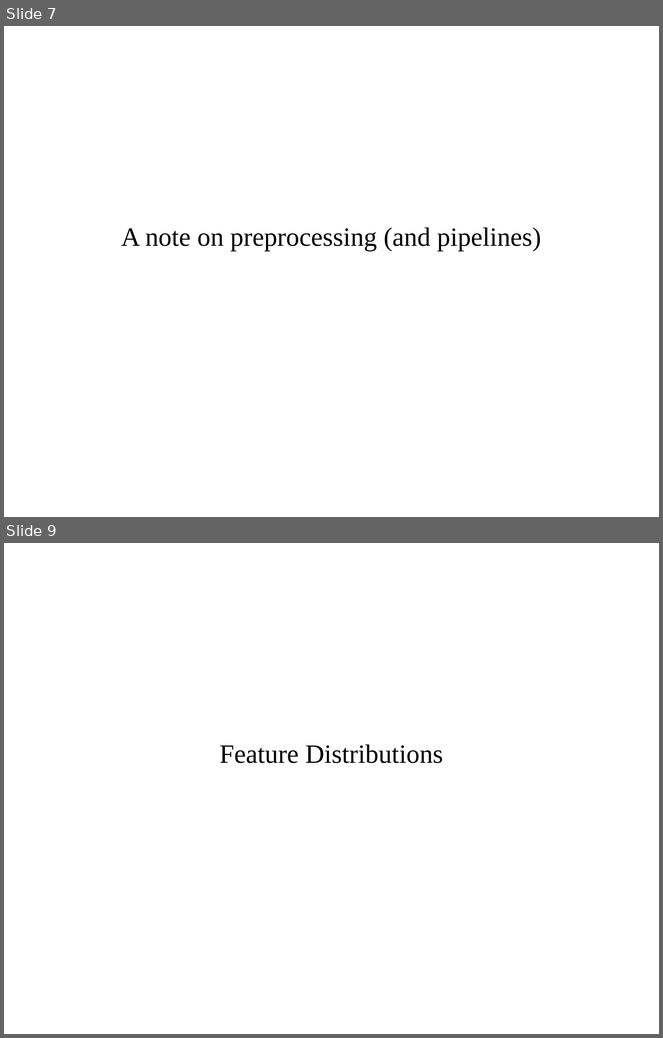
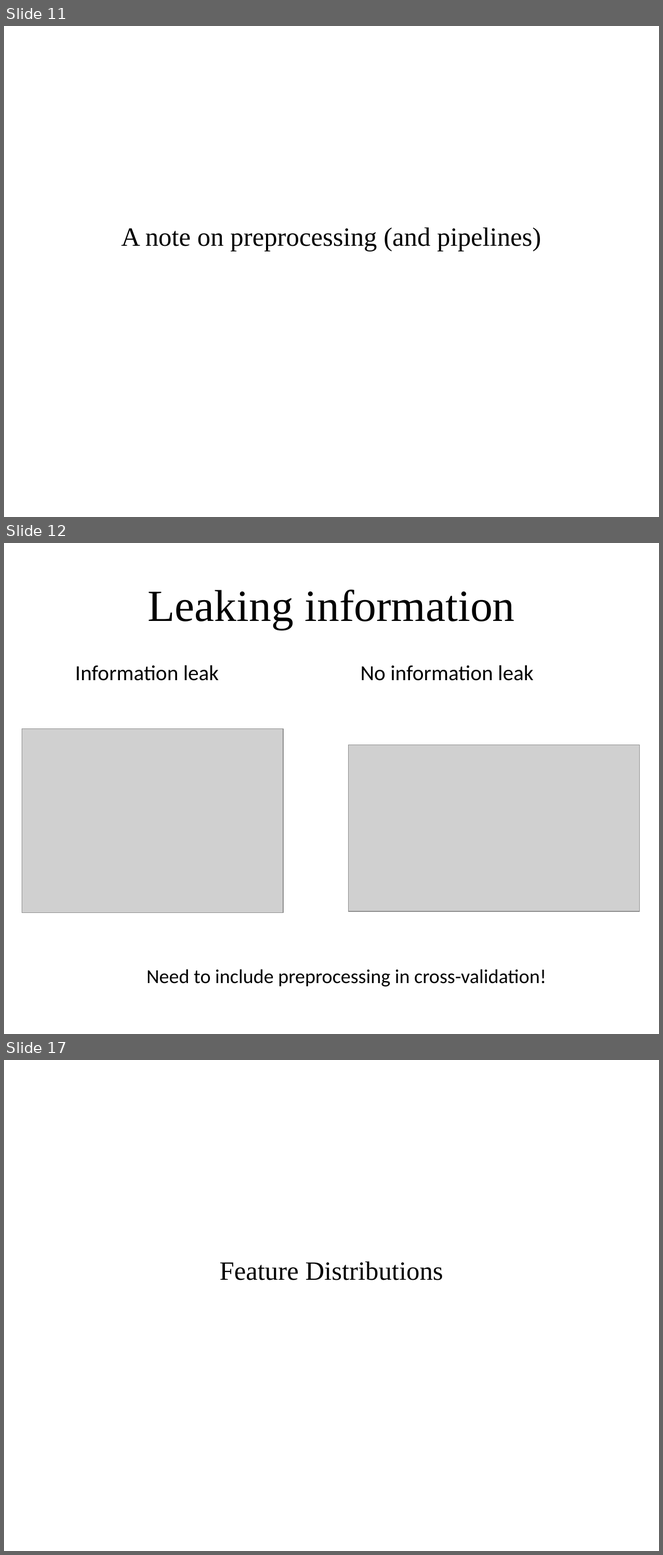
Before and after one commit to amueller/applied_ml_spring_2017, a slide deck: slides/aml-07-020817.odp. Shown one above the other, each under a label of ours: slides 7 and 9 before the commit, slides 11, 12 and 17 after it; the slides between them are not shown. The pictures are 663x1038 and 663x1555 pixels, drawn with LibreOffice and Linux fonts; fonts in the diff are those of the drawing; grey boxes stand for pictures. Boxes give left, top, right and bottom in pixels: in the first picture for what was removed or moved away, otherwise in the second. Text is boxed around its words. In the diff, an @@ line names an element or a change of style, - is before the commit and + after.

```diff
--- a/slides/aml-07-020817.odp
+++ b/slides/aml-07-020817.odp
@@ slide 12 added at <box>4,543,659,1034</box>, background #FFFFFF @@
@@ title added at <box>148,589,515,629</box>, 54 pt, text #000000 @@
+Leaking information
@@ text added at <box>75,665,219,681</box>, 26 pt, text #000000 @@
+Information leak
@@ text added at <box>361,665,533,681</box>, 26 pt, text #000000 @@
+No information leak
@@ picture added at <box>22,729,283,913</box> @@
@@ picture added at <box>349,745,640,912</box> @@
@@ text added at <box>146,969,546,987</box>, 24 pt, text #000000 @@
+Need to include preprocessing in cross-validation!
@@ what was slide 7 is now slide 11 @@
@@ what was slide 9 is now slide 17 @@
```
Also in this commit, not shown: 1 slide changed, 22 other slides added, 5 slides removed, 1 other file.
